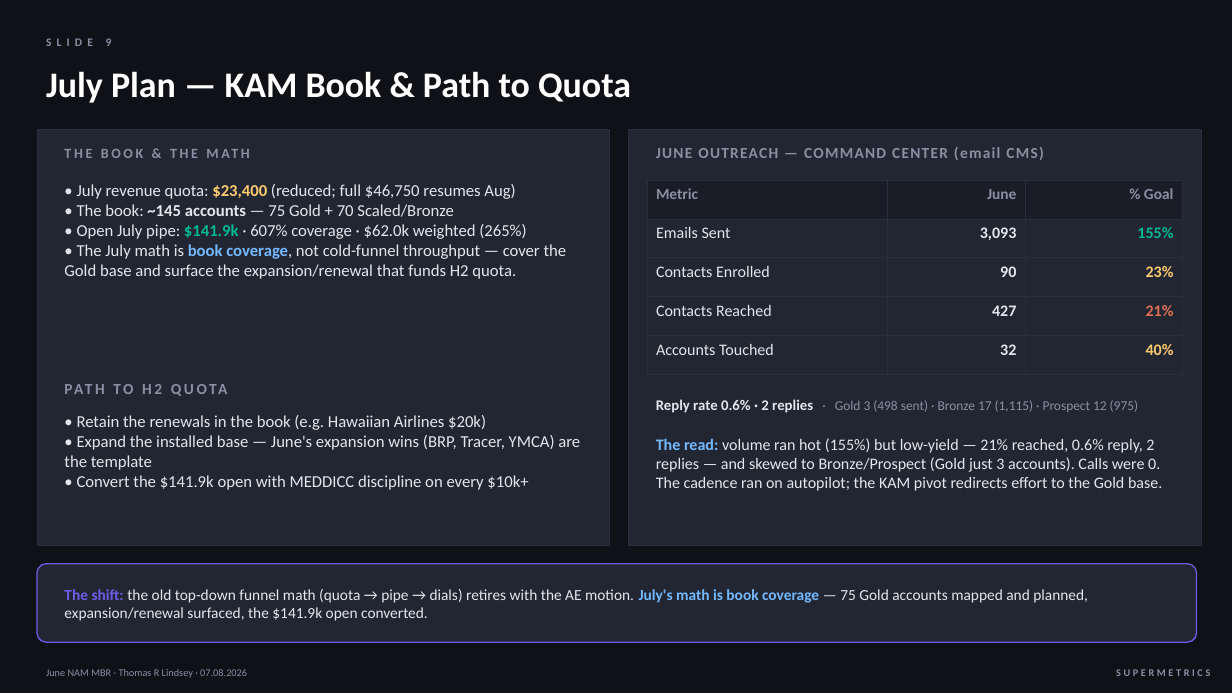
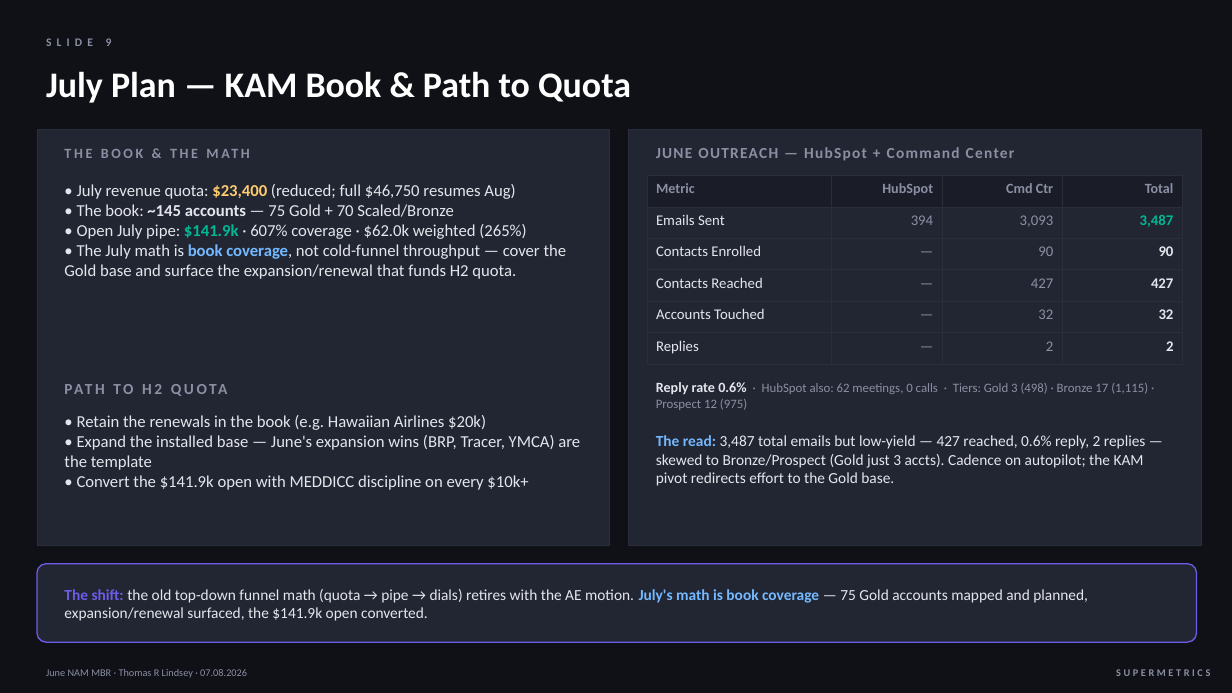
Before and after one commit to thommi2phones/Sales-Coach, a slide deck: slide 9 of June_2026_NAM_MBR.pptx. Drawn at 1232x693 pixels with LibreOffice and Linux fonts; fonts in the diff are those of the drawing. Boxes give left, top, right and bottom in pixels: in the first picture for what was removed or moved away, otherwise in the second. Text is boxed around its words. In the diff, an @@ line names an element or a change of style, - is before the commit and + after.

```diff
--- a/June_2026_NAM_MBR.pptx
+++ b/June_2026_NAM_MBR.pptx
@@ text at [656, 147, 1015, 161]: text changed @@
-JUNE OUTREACH — COMMAND CENTER (email CMS)
+JUNE OUTREACH — HubSpot + Command Center
@@ table at [647, 176, 1183, 358] @@
-Metric | June | % Goal
-Emails Sent | 3,093 | 155%
-Contacts Enrolled | 90 | 23%
-Contacts Reached | 427 | 21%
-Accounts Touched | 32 | 40%
+Metric | HubSpot | Cmd Ctr | Total
+Emails Sent | 394 | 3,093 | 3,487
+Contacts Enrolled | — | 90 | 90
+Contacts Reached | — | 427 | 427
+Accounts Touched | — | 32 | 32
+Replies | — | 2 | 2
@@ table: place and size @@
-table at [647, 180, 1183, 359]
+table at [647, 176, 1183, 358]
@@ text at [656, 382, 1148, 410]: text changed; size 10.5 to 10 pt @@
-Reply rate 0.6% · 2 replies · Gold 3 (498 sent) · Bronze 17 (1,115) · Prospect 12 (975)
+Reply rate 0.6% · HubSpot also: 62 meetings, 0 calls · Tiers: Gold 3 (498) · Bronze 17 (1,115) · Prospect 12 (975)
@@ text at [656, 435, 1146, 486]: text changed; size 12.5 to 12 pt @@
-The read: volume ran hot (155%) but low-yield — 21% reached, 0.6% reply, 2 replies — and skewed to Bronze/Prospect (Gold just 3 accounts). Calls were 0. The cadence ran on autopilot; the KAM pivot redirects effort to the Gold base.
+The read: 3,487 total emails but low-yield — 427 reached, 0.6% reply, 2 replies — skewed to Bronze/Prospect (Gold just 3 accts). Cadence on autopilot; the KAM pivot redirects effort to the Gold base.
```
Also in this commit, not shown: 1 other file.
